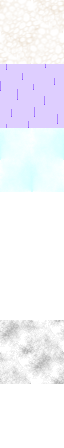
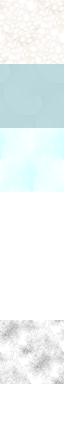
Two versions of the same layered image (64x448). Layer-by-layer changes:
renamed "Layer #1" to "overlays.png", showed it, painted on it over [left=0, top=64, right=64, bottom=128]
removed layer "Layer" over [left=0, top=64, right=64, bottom=128]
